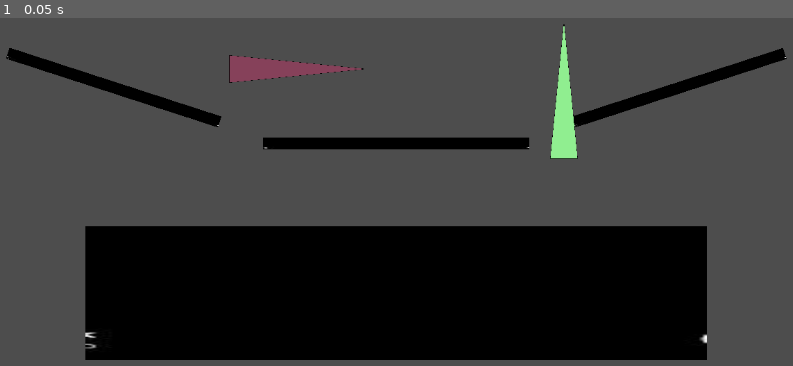
Above: before the commit, frame 1.
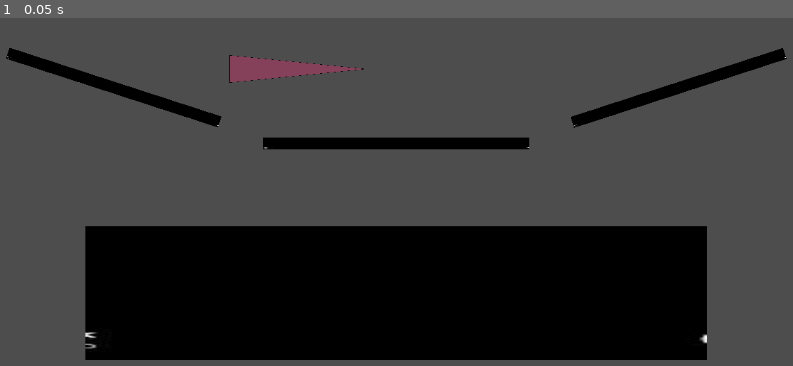
Above: after the commit, the same moment.

Repository: Farpah2/new-project
Game: Godot game, scene res://new map.tscn
Same seed, same stepped clock (60 frames per second), same inputs: the game is played once before the commit and once after it.
Inputs:
- Up to frame 1 (0.05 s): no input

The runs differ from the first frame. In frame 1, 0.7% of the frame differs, in the area x 69-73%, y 1-41%.

Commit message:
initialise

Diff:
--- a/new-game-project/enemyreal.gd
+++ b/new-game-project/enemyreal.gd
@@ -1,13 +1,13 @@
 extends CharacterBody2D
 
-@export var speed: float = 200.0
-@onready var target = get_node_or_null("../Player")
+@export var speed: float = 150.0  # Speed of the enemy
+@onready var target = get_node_or_null("../Player")  # Locate the player
 
 func _process(delta):
 	if target:
 		var direction = (target.position - position).normalized()
 		velocity = direction * speed
-		look_at(target.position)
-		position += (target.position - position).normalized() * speed * delta
+		look_at(target.position)  # Enemy faces the player
+		move_and_slide()  # Moves the enemy while handling collisions
 	else:
-		print("Enemy processing...")
+		print("Player not found!")  # Debug message
--- a/new-game-project/new map.tscn
+++ b/new-game-project/new map.tscn
@@ -67,17 +67,6 @@
 
 [node name="Node2D" type="Node2D" parent="StaticBody2D"]
 
-[node name="player" type="CharacterBody2D" parent="StaticBody2D/Node2D"]
-
-[node name="Sprite2D" type="Sprite2D" parent="StaticBody2D/Node2D/player"]
-position = Vector2(818, 123.7)
-scale = Vector2(0.0500002, 0.25)
-texture = ExtResource("2_xysnw")
-
-[node name="CollisionPolygon2D" type="CollisionPolygon2D" parent="StaticBody2D/Node2D/player"]
-position = Vector2(622, 239.7)
-polygon = PackedVector2Array(177, -15, 196, -214, 217, -15)
-
 [node name="enemy2" type="CharacterBody2D" parent="StaticBody2D"]
 script = ExtResource("3_xysnw")
 
